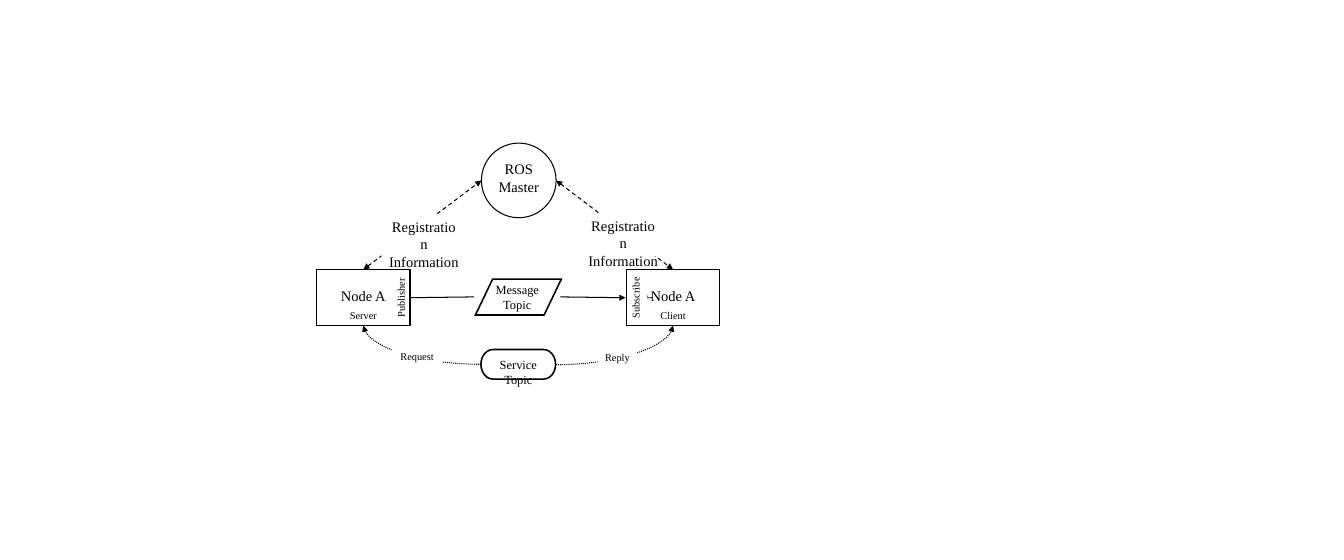
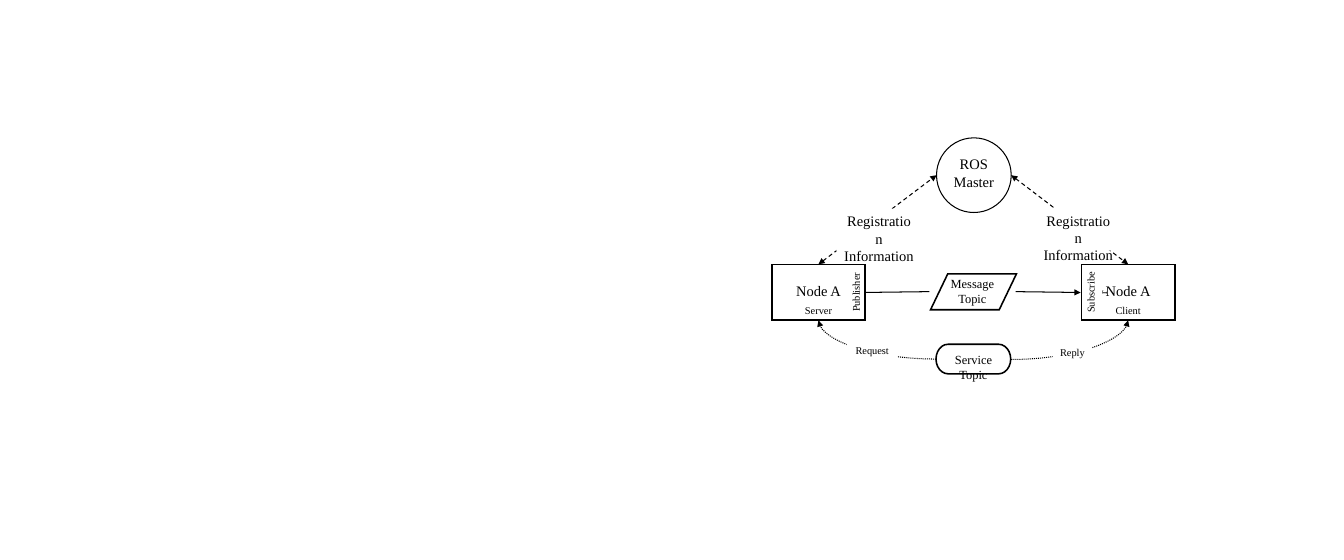
Before and after one commit to CMobley7/masters_thesis, a slide deck: slide 2 of Figures.pptx. Drawn at 1344x560 pixels with LibreOffice and Linux fonts; fonts in the diff are those of the drawing. Boxes give left, top, right and bottom in pixels: in the first picture for what was removed or moved away, otherwise in the second. Text is boxed around its words. In the diff, an @@ line names an element or a change of style, - is before the commit and + after.

Commit message:
Fixed ros_node dia and added hough circle summarys and binary ops figs

```diff
--- a/Figures.pptx
+++ b/Figures.pptx
@@ 13 texts, 2 rectangles, 2 double arrows, 2 curved arrows, 1 ellipse, 1 flow chart input output, 1 pill shape, 1 line, 1 arrow: place and size @@
-13 texts, 2 rectangles, 2 double arrows, 2 curved arrows, 1 ellipse, 1 flow chart input output, 1 pill shape, 1 line, 1 arrow at (317,143,720,387)
+13 texts, 2 rectangles, 2 double arrows, 2 curved arrows, 1 ellipse, 1 flow chart input output, 1 pill shape, 1 line, 1 arrow at (772,138,1175,382)
```
Also in this commit, not shown: 3 slides added, 6 other files.
